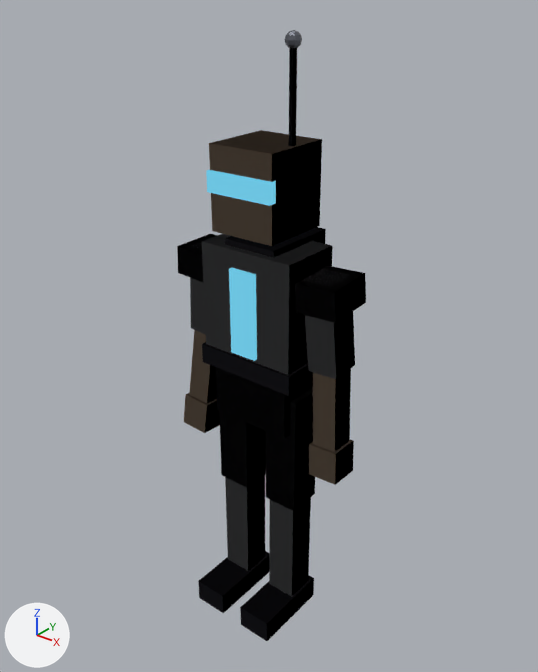
Renders of the glTF model public/models/avatars/scout.glb from each side of a commit.
Camera for both pictures: a camera (50 mm lens) standing at (1.45, -1.8, 2.28) and looking at (-0.01, 0.02, 1.15). Every picture has the same lights, and +X, +Y and +Z are marked at lower left. The first picture is the older version. Where no turn or scale is listed for an object, it has been applied to the vertices. Vertices at exactly the same position are counted once.

The first picture shows 'arm_l', 'arm_r', 'forearm_l', 'forearm_r', 'head', 'leg_l', 'leg_r', 'scout_antenna', 'scout_scarf', 'shin_l', 'shin_r', 'torso'.
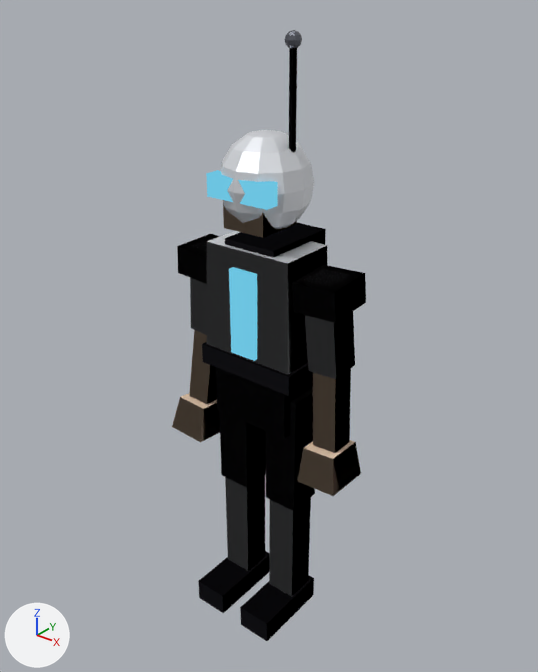
Boxes [x1, y1, x2, y2] around the edits, measured in the pictures (538 x 672 px; the box of a moved part takes in the faces that stretch with it):
'torso', reshaped
    before: [202, 234, 333, 439]
    after: [202, 231, 328, 439]
'head', reshaped (7% narrower, 7% shorter)
    before: [206, 130, 322, 246]
    after: [206, 130, 314, 238]
'forearm_r', reshaped (41% wider, 9% taller)
    before: [309, 369, 354, 485]
    after: [297, 369, 361, 496]
'forearm_l', reshaped (32% wider, 9% taller)
    before: [184, 330, 220, 433]
    after: [172, 330, 220, 442]
part 1 of me_torso, moved or reshaped
    before: [202, 234, 333, 375]
    after: [207, 231, 328, 375]
part 2 of me_head, moved or reshaped
    before: [206, 170, 276, 206]
    after: [206, 170, 278, 210]
part 3 of me_head, moved or reshaped
    before: [209, 130, 322, 246]
    after: [223, 204, 297, 238]
part 4 of me_head, added
    after: [220, 130, 314, 232]
part 5 of me_forearm, rebuilt
    before: [184, 393, 354, 485]
    after: [172, 393, 361, 496]

What the commit changed:
me_torso is used by ob_torso; parent ob_hips; location (0.0, 0.0, 0.0); rotation (0.00391, 0.0, 0.00131), in degrees (0.2, 0, 0.1).
me_torso had 32 vertices, 48 faces and spanned x -0.19..0.19, y -0.13..0.125, z -0.13..0.51.
me_torso now has 34 vertices, 52 faces and spans x -0.19..0.19, y -0.13..0.125, z -0.13..0.51.
Part 1, on me_torso:
2 vertices are removed from x -0.18..0.18, y -0.115..0.115, z 0.51.
10 faces are deleted.
2 vertices move from x -0.18..0.18, y -0.115..0.115, z 0.51 to x -0.166..0.166, y -0.106..0.106, z 0.51.
4 vertices are added at (0.166, 0.106, 0.51), (-0.166, -0.106, 0.51), (0.0, 0.0, 0.51), (0.0, 0.0, 0.09).
14 new faces join them, mat_armorprimary (white #eaecf1).
me_head is used by ob_head; location (0.0, -0.002, 1.532).
me_head had 16 vertices, 24 faces and spanned x -0.121..0.124, y -0.142..0.127, z 0.01..0.288.
me_head now has 113 vertices, 192 faces and spans x -0.149..0.149, y -0.156..0.154, z 0.0..0.321.
me_head part 2: the loose piece of 8 vertices spanning x -0.121..0.124, y -0.142..-0.11, z 0.138..0.206 is scaled about its middle by (0.961, 1.66, 1.07), then moved by (0.0, 0.005, -0.01).
me_head part 3: the loose piece of 8 vertices spanning x -0.121..0.121, y -0.129..0.127, z 0.01..0.288 is scaled about its middle by (0.66, 0.686, 0.296), then moved by (0.0, -0.029, -0.082).
me_head part 4: a new loose piece of 97 vertices spanning x -0.149..0.149, y -0.156..0.154, z 0.0..0.321, in mat_armorprimary (white #eaecf1).
me_head gains material mat_armorprimary (white #eaecf1).
me_forearm is used by ob_forearm_l; parent ob_arm_l; location (0.0, 0.0, -0.32); rotation (-0.116, 0.0, 0.0), in degrees (-6.6, 0, 0).
me_forearm had 16 vertices, 24 faces and spanned x -0.055..0.055, y -0.055..0.055, z -0.4..0.0.
me_forearm now has 18 vertices, 28 faces and spans x -0.075..0.075, y -0.096..0.076, z -0.415..0.0.
me_forearm part 5: the loose piece of 8 vertices spanning x -0.055..0.055, y -0.055..0.055, z -0.4..-0.28 is rebuilt with 10 vertices and now spans x -0.075..0.075, y -0.096..0.076, z -0.415..-0.285.
